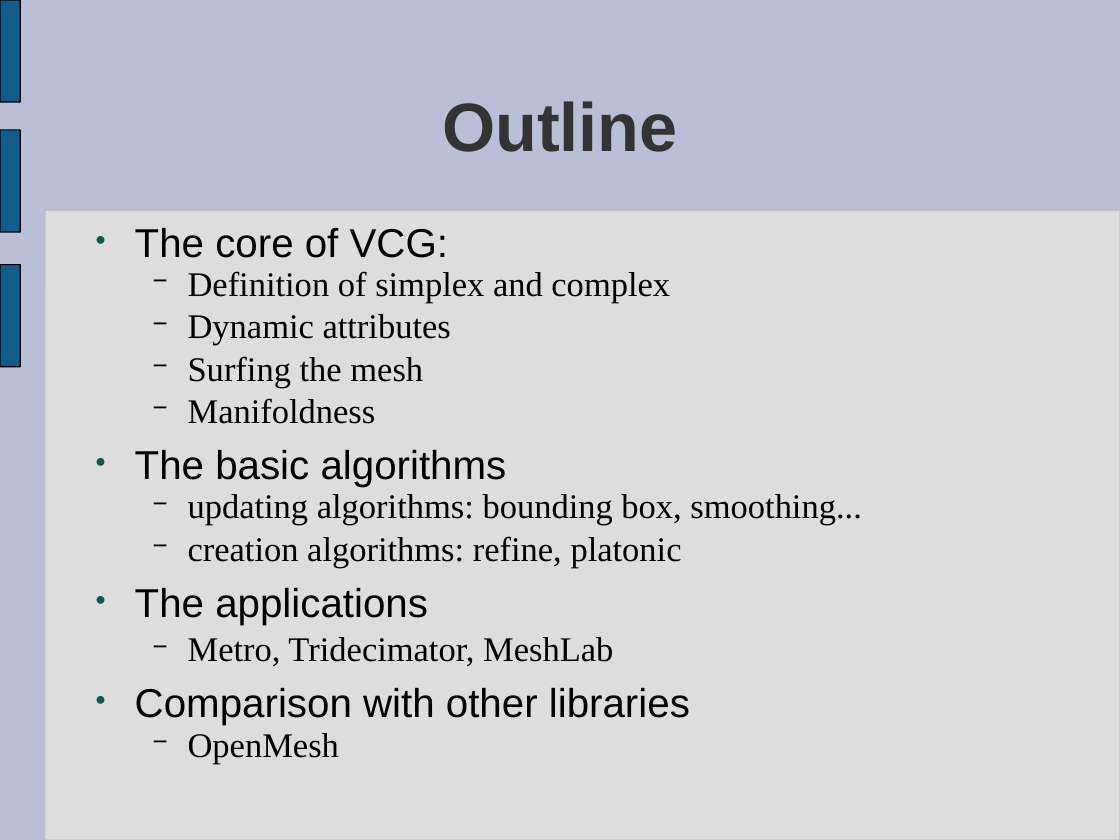
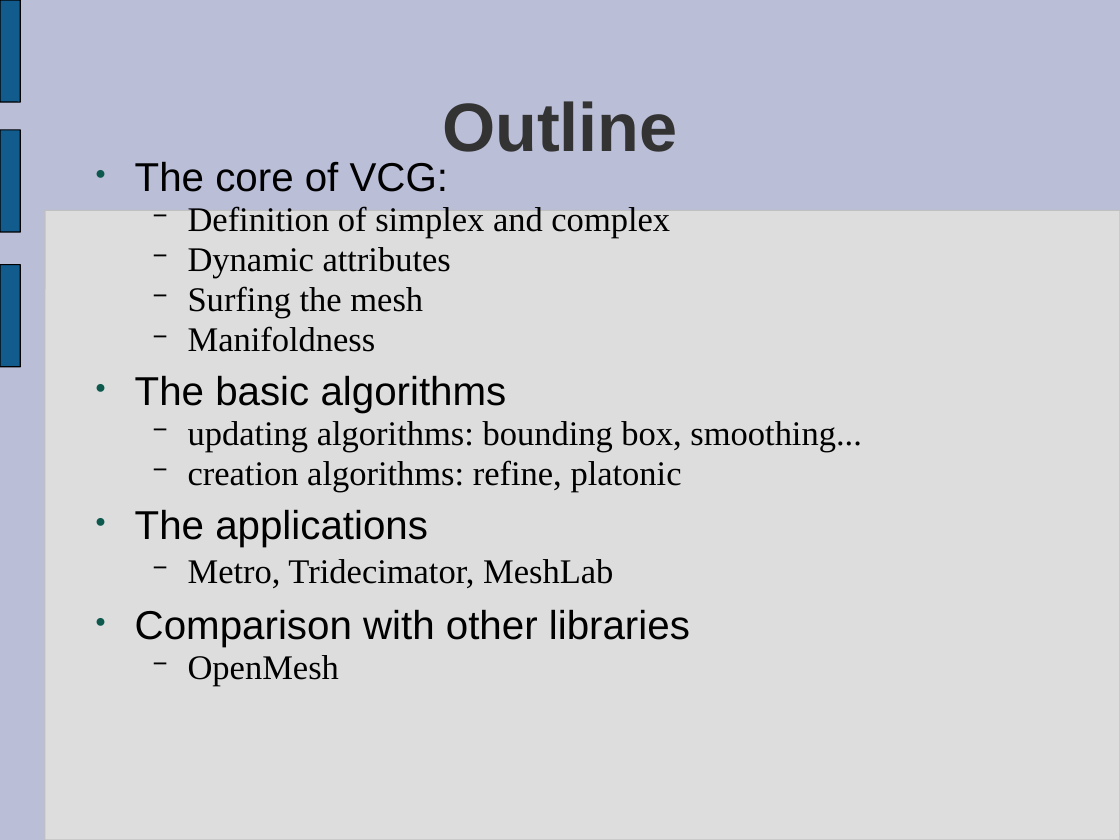
Before and after one commit to virtualritz/vcglib, a slide deck: slide 5 of docs/introduction to vcg.ppt. Drawn at 1120x840 pixels with LibreOffice and Linux fonts; fonts in the diff are those of the drawing. Boxes give left, top, right and bottom in pixels: in the first picture for what was removed or moved away, otherwise in the second. Text is boxed around its words. In the diff, an @@ line names an element or a change of style, - is before the commit and + after.

```diff
--- a/docs/introduction to vcg.ppt
+++ b/docs/introduction to vcg.ppt
@@ text "The core of VCG:": place and size @@
-text "The core of VCG:" at bbox=[135, 227, 861, 764]
+text "The core of VCG:" at bbox=[135, 161, 861, 685]
@@ text at bbox=[188, 206, 861, 491]: less space between paragraphs @@
```
Also in this commit, not shown: 10 other slides changed, 9 slides added, 1 slide removed.
